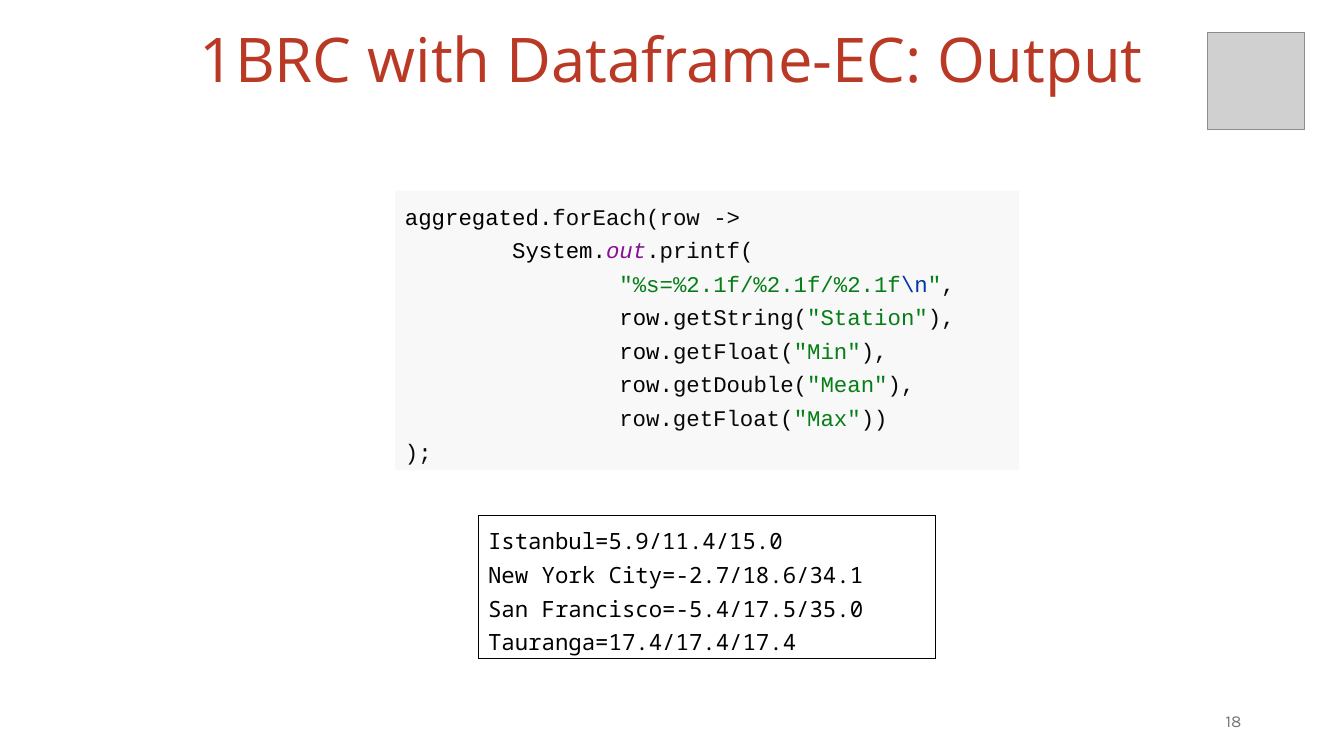
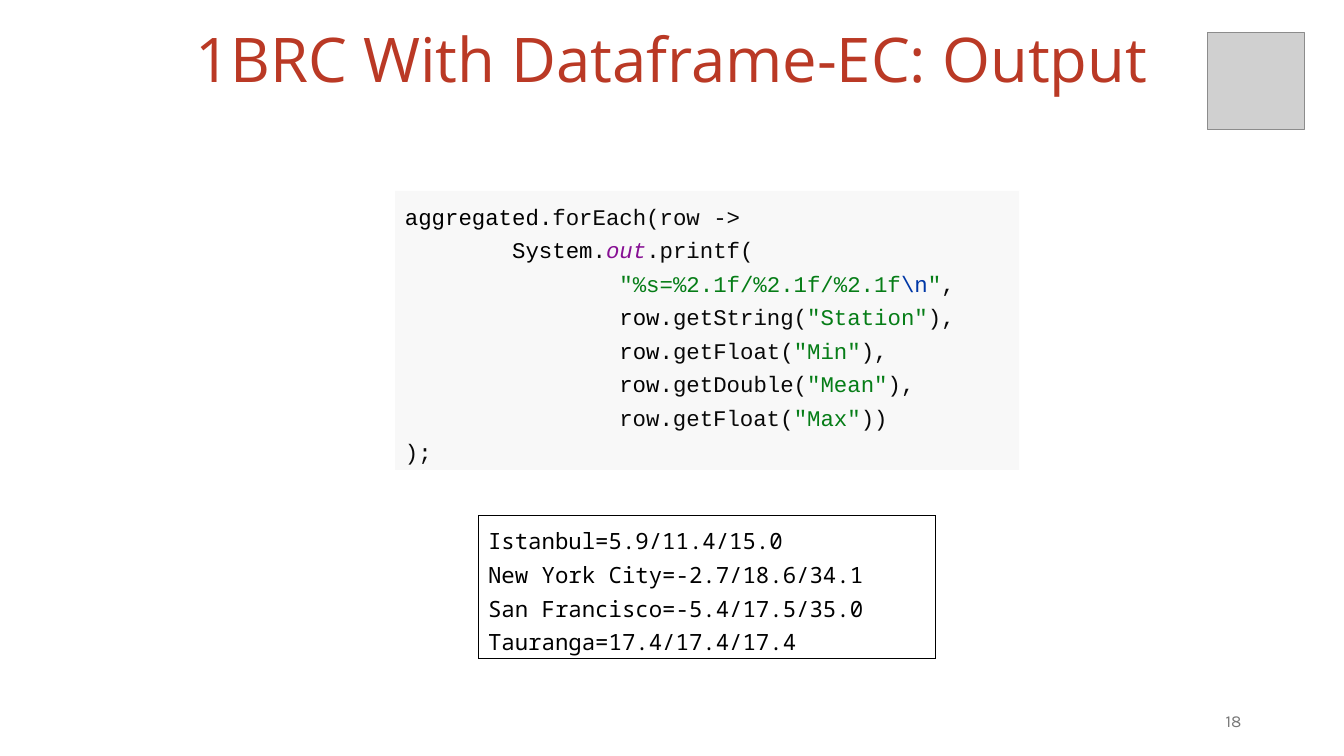
Before and after one commit to vmzakharov/missing-dataframe-talk, a slide deck: slide 18 of presentation/Missing_Dataframe_Long.pptx. Drawn at 1344x756 pixels with LibreOffice and Linux fonts; fonts in the diff are those of the drawing; grey boxes stand for pictures. Boxes give left, top, right and bottom in pixels: in the first picture for what was removed or moved away, otherwise in the second. Text is boxed around its words. In the diff, an @@ line names an element or a change of style, - is before the commit and + after.

```diff
--- a/presentation/Missing_Dataframe_Long.pptx
+++ b/presentation/Missing_Dataframe_Long.pptx
@@ title at [195, 35, 1147, 97]: text changed @@
-1BRC with Dataframe-EC: Output
+1BRC With Dataframe-EC: Output
```
Also in this commit, not shown: 6 other slides changed, 1 other file.
